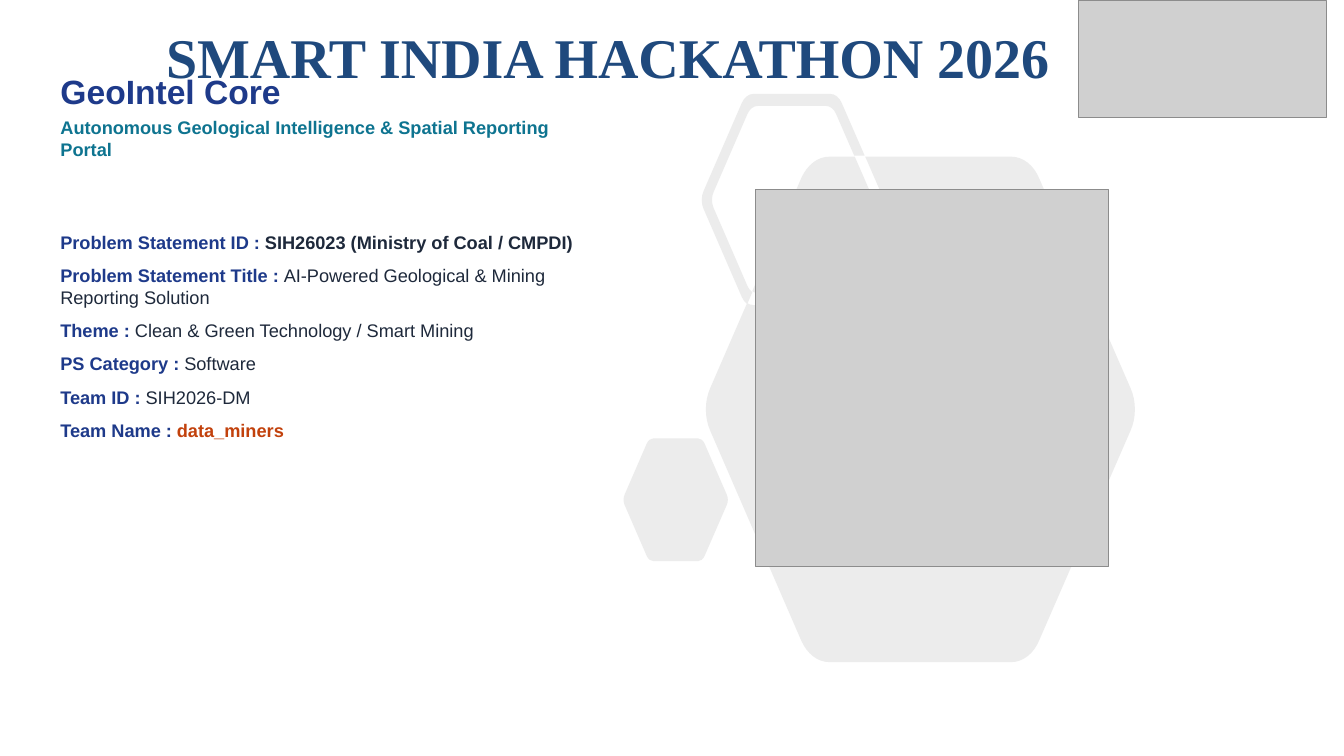
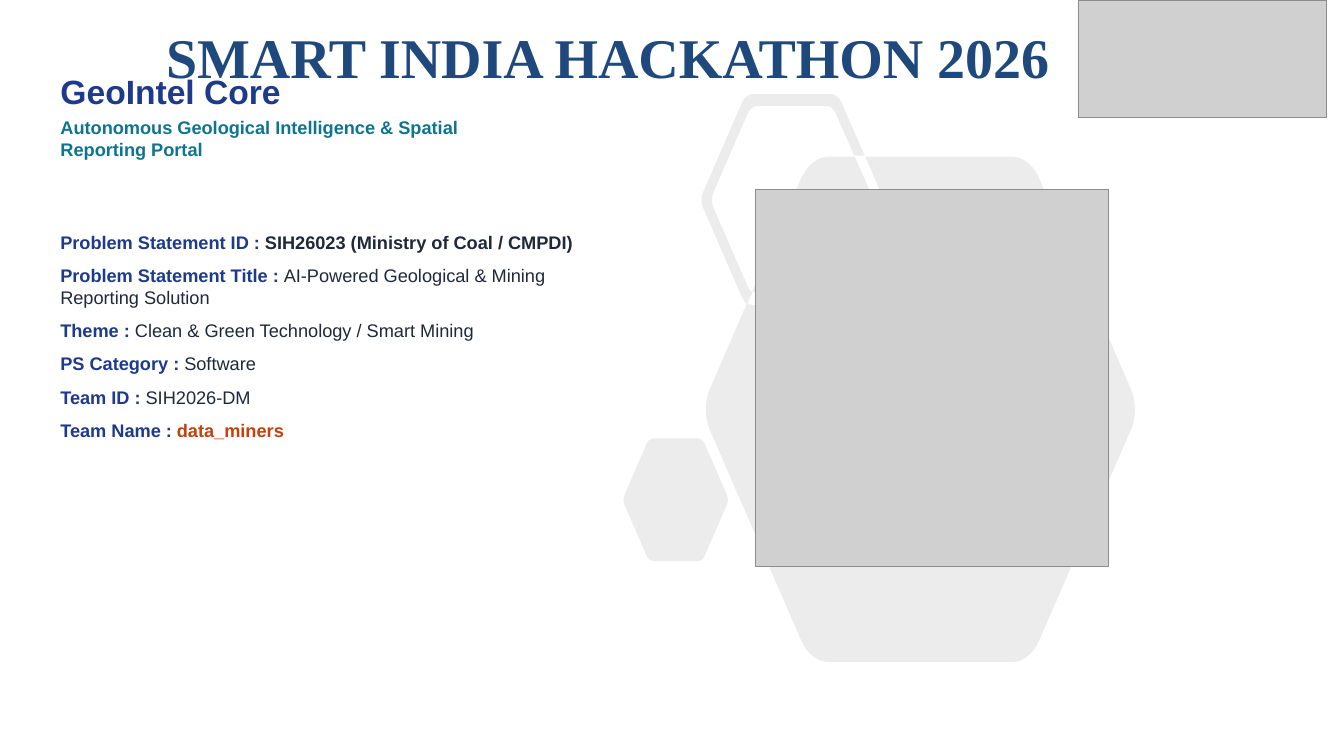
Before and after one commit to Sankar7567/data_miners, a slide deck: slide 1 of SIH2026_GeoIntel_Core_Data_Miners.pptx. Drawn at 1344x756 pixels with LibreOffice and Linux fonts; fonts in the diff are those of the drawing; grey boxes stand for pictures. Boxes give left, top, right and bottom in pixels: in the first picture for what was removed or moved away, otherwise in the second. Text is boxed around its words. In the diff, an @@ line names an element or a change of style, - is before the commit and + after.

```diff
--- a/SIH2026_GeoIntel_Core_Data_Miners.pptx
+++ b/SIH2026_GeoIntel_Core_Data_Miners.pptx
@@ subtitle "GeoIntel Core" rewrapped from (60, 77, 549, 156) to (60, 77, 458, 160) @@
```
Also in this commit, not shown: 5 other slides changed, 4 other files.
